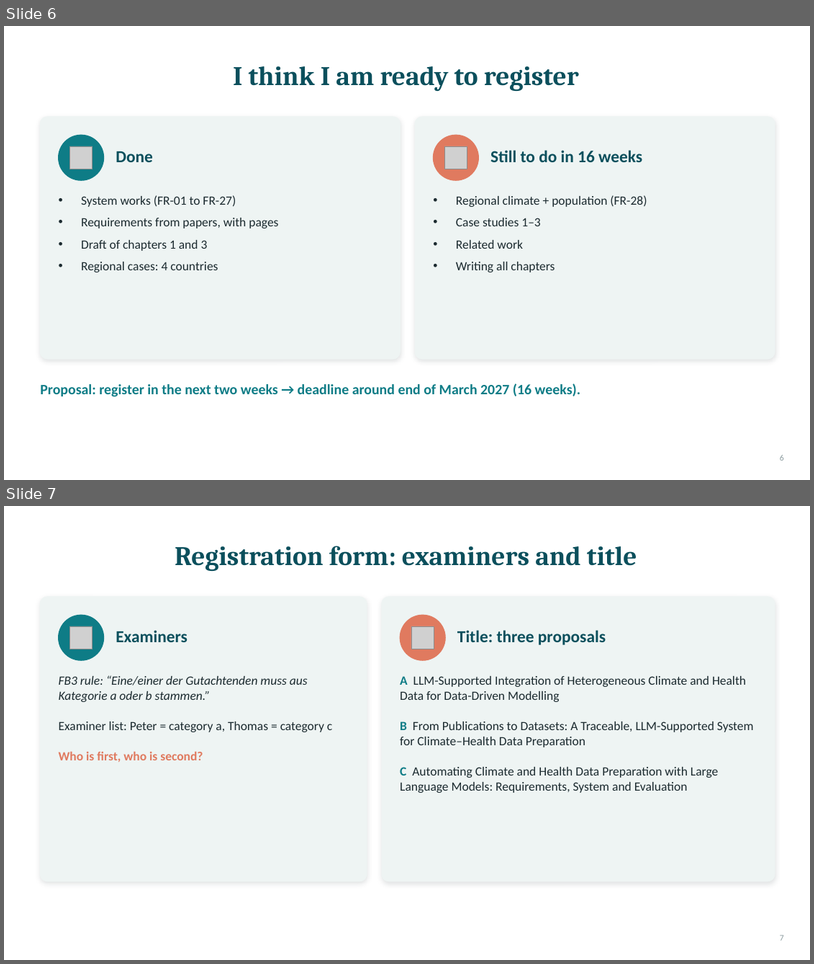
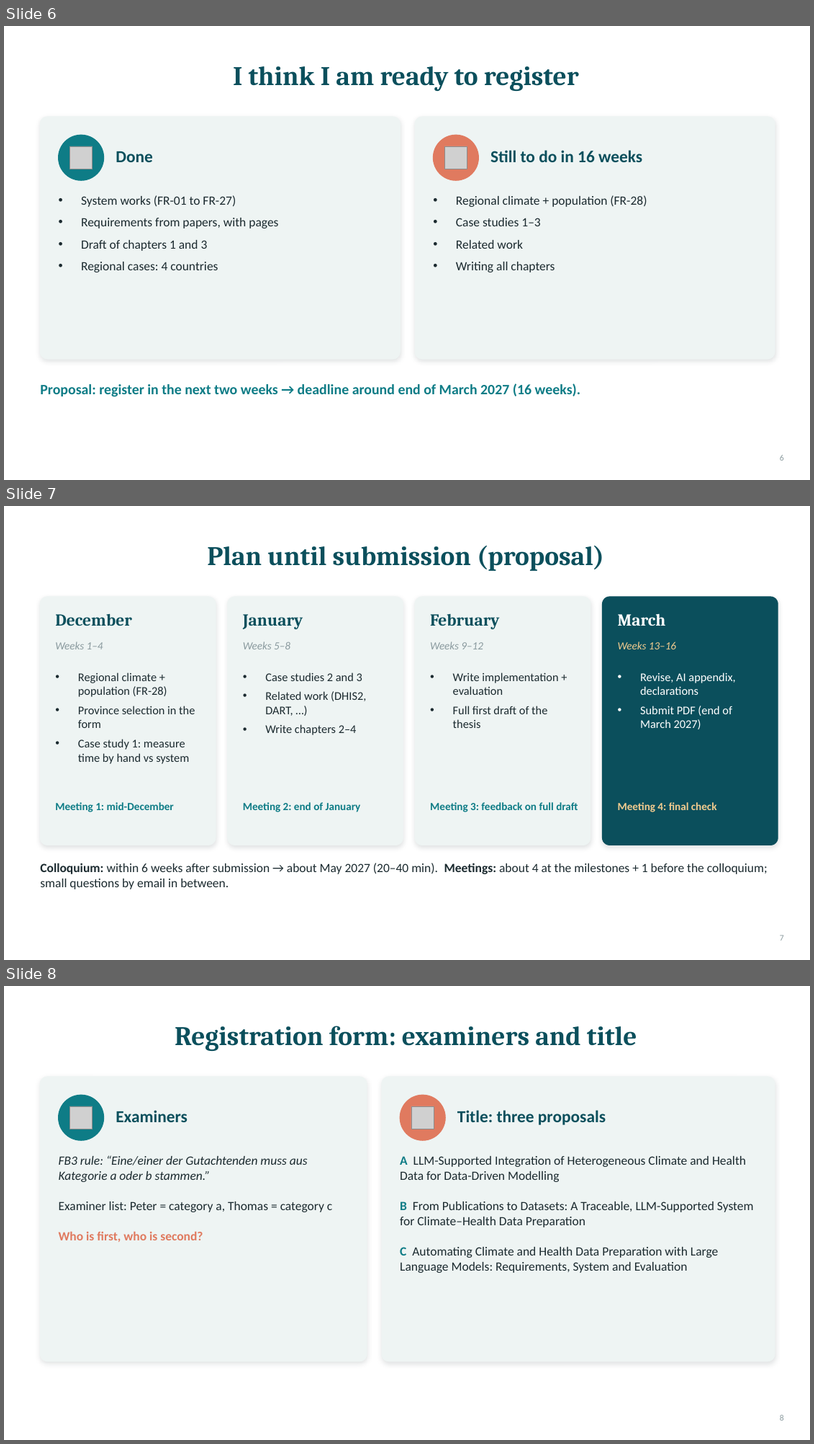
Before and after one commit to geohanibal/llm-climate-health, a slide deck: docs/thesis/supervisor_meetings/2026-11-19_presentation.pptx. Shown one above the other, each under a label of ours: slides 6 and 7 before the commit, slides 6, 7 and 8 after it. The pictures are 814x964 and 814x1444 pixels, drawn with LibreOffice and Linux fonts; fonts in the diff are those of the drawing; grey boxes stand for pictures. Boxes give left, top, right and bottom in pixels: in the first picture for what was removed or moved away, otherwise in the second. Text is boxed around its words. In the diff, an @@ line names an element or a change of style, - is before the commit and + after.

```diff
--- a/docs/thesis/supervisor_meetings/2026-11-19_presentation.pptx
+++ b/docs/thesis/supervisor_meetings/2026-11-19_presentation.pptx
@@ slide 7 added at [4, 506, 810, 960], background #FFFFFF @@
@@ title added at [207, 546, 604, 571], 32 pt, text #0B4F5C, bold @@
+Plan until submission (proposal)
@@ rounded rectangle added at [40, 597, 216, 845], fill #EEF4F3, outline #EEF4F3 1 pt @@
@@ text added at [55, 613, 132, 626], 20 pt, text #0B4F5C, bold @@
+December
@@ rounded rectangle added at [228, 597, 404, 845], fill #EEF4F3, outline #EEF4F3 1 pt @@
@@ rounded rectangle added at [415, 597, 591, 845], fill #EEF4F3, outline #EEF4F3 1 pt @@
@@ rounded rectangle added at [603, 597, 778, 845], fill #0B4F5C, outline #0B4F5C 1 pt @@
@@ text added at [243, 614, 304, 629], 20 pt, text #0B4F5C, bold @@
+January
@@ text added at [430, 614, 499, 629], 20 pt, text #0B4F5C, bold @@
+February
@@ text added at [618, 614, 666, 626], 20 pt, text #FFFFFF, bold @@
+March
@@ text added at [55, 642, 103, 649], 13 pt, text #8A9A9E, italic @@
+Weeks 1–4
@@ text added at [243, 641, 291, 649], 13 pt, text #8A9A9E, italic @@
+Weeks 5–8
@@ text added at [430, 641, 484, 649], 13 pt, text #8A9A9E, italic @@
+Weeks 9–12
@@ text added at [618, 641, 676, 649], 13 pt, text #F2CC8F, italic @@
+Weeks 13–16
@@ text added at [78, 672, 195, 764], 14 pt, text #1B2A2F @@
+• Regional climate + population (FR-28)
+• Province selection in the form
+• Case study 1: measure time by hand vs system
@@ text added at [265, 672, 366, 735], 14 pt, text #1B2A2F @@
+• Case studies 2 and 3
+• Related work (DHIS2, DART, …)
+• Write chapters 2–4
@@ text added at [453, 672, 558, 728], 14 pt, text #1B2A2F @@
+• Write implementation + evaluation
+• Full first draft of the thesis
@@ text added at [640, 672, 736, 729], 14 pt, text #FFFFFF @@
+• Revise, AI appendix, declarations
+• Submit PDF (end of March 2027)
@@ text added at [55, 802, 174, 812], 13 pt, text #0E7C86, bold @@
+Meeting 1: mid-December
@@ text added at [243, 802, 361, 812], 13 pt, text #0E7C86, bold @@
+Meeting 2: end of January
@@ text added at [430, 802, 578, 812], 13 pt, text #0E7C86, bold @@
+Meeting 3: feedback on full draft
@@ text added at [618, 802, 718, 812], 13 pt, text #F2CC8F, bold @@
+Meeting 4: final check
@@ text added at [40, 862, 768, 889], 15 pt, text #1B2A2F @@
+Colloquium: within 6 weeks after submission → about May 2027 (20–40 min). Meetings: about 4 at the milestones + 1 before the colloquium; small questions by email in between.
@@ page number added at [780, 934, 784, 940], 10 pt, text #8A9A9E @@
+7
@@ what was slide 7 is now slide 8 @@
@@ page number at [780, 1414, 784, 1420]: text changed @@
-7
+8
```
Also in this commit, not shown: 2 other files.
